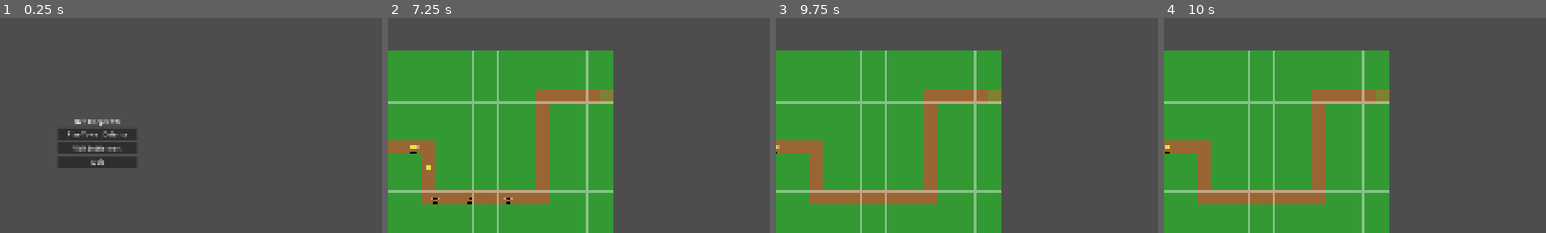
Above: before the commit, frames 1-4 (left to right).
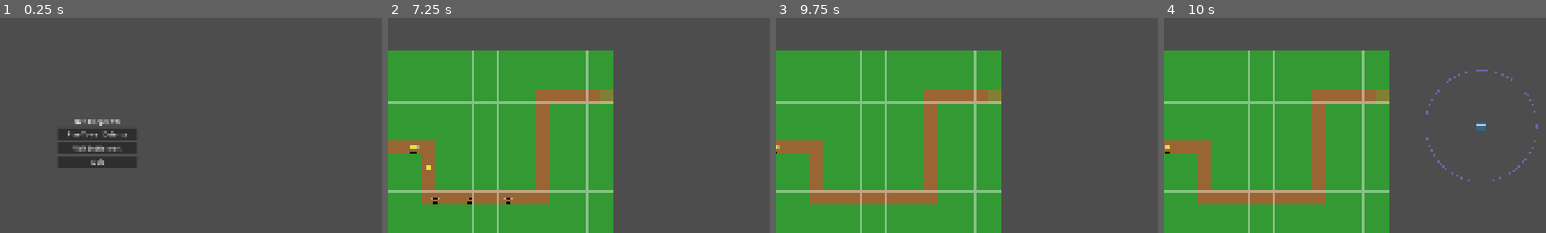
Above: after the commit, the same moments.

Repository: yagrima/bee-keeper-td
Game: Godot game, scene res://scenes/main/Main.tscn
Two runs of this game, one before a commit and one after it. Both use one fixed random seed, a clock stepped at 60 frames per second and the inputs below.
Inputs (mouse positions are % of the whole screen's width and height, from its top left):
- Up to frame 1 (0.25 s): no input
- Up to frame 2 (7.25 s): click "Play Tower Defense" at 0.5 s; click "Start Wave (Space)" at 1.25 s; click "Q: Stinger (20)" at 2 s; click "W: Propolis (45)" at 2.75 s; click "E: Nectar (30)" at 3.5 s; click "R: Lightning (35)" at 4.25 s; click "Speed Toggle (F) (1x)" at 5 s; click "Speed Toggle (F) (2x)" at 5.75 s; click "Speed Toggle (F) (3x)" at 6.5 s
- Up to frame 3 (9.75 s): click "Back to Menu" at 7.25 s; click "Play Tower Defense" at 8 s; click "Start Wave (Space)" at 8.75 s; tap Enter at 9.5 s; move the mouse to (72, 45) at 9.52 s; hold Right (ui_right) from 9.53 s (still down); tap R at 9.6 s; click (72, 45) at 9.67 s
- Up to frame 4 (10 s): keep holding Right (ui_right); tap Space at 9.77 s; tap G at 9.8 s
The pictures show only the part of the screen within x 37-87%, y 20-70%; the shares and areas given below are measured in that part.

Frames 1-3 are identical in both runs. In frame 4, 0.4% of the frame differs, in the area x 68-98%, y 24-76%.

Commit message:
Add hotkey support for metaprogression tower pickup
HOTKEY SYSTEM EXTENSION:
- Added 'pickup_metaprogression_tower' hotkey (G key)
- Integrated with existing hotkey management system
- Added action name for display purposes
- Seamless integration with current hotkey handling

NEW FUNCTIONALITY:
- handle_metaprogression_tower_pickup_via_hotkey() function
- Smart tower detection within pickup range (100 pixels)
- Automatic tower placement when already holding a tower
- Fallback to random tower creation when no tower nearby
- create_random_tower_at_mouse_position() for backup

SMART PICKUP LOGIC:
- Finds closest metaprogression tower to mouse position
- Places tower if already holding one
- Creates random tower if no metaprogression tower nearby
- Maintains all existing pickup functionality
- Enhanced debug logging for troubleshooting

HOTKEY CONFIGURATION:
- Added to HotkeyManager.gd hotkeys dictionary
- Added to action_names dictionary for UI display
- Uses G key as default (easily configurable)
- Follows existing hotkey management patterns

USER EXPERIENCE:
- Press G to pickup nearest metaprogression tower
- Press G again to place tower at mouse position
- Works even when no metaprogression towers nearby (creates random tower)
- Maintains mouse following and range indicator functionality

Diff:
--- a/autoloads/HotkeyManager.gd
+++ b/autoloads/HotkeyManager.gd
@@ -20,7 +20,9 @@
 	"place_stinger": KEY_Q,
 	"place_propolis_bomber": KEY_W,
 	"place_nectar_sprayer": KEY_E,
-	"place_lightning_flower": KEY_R
+	"place_lightning_flower": KEY_R,
+	# Metaprogression hotkeys
+	"pickup_metaprogression_tower": KEY_G
 }
 
 # Action names for display
@@ -38,7 +40,9 @@
 	"place_stinger": "Stinger Tower",
 	"place_propolis_bomber": "Propolis Bomber",
 	"place_nectar_sprayer": "Nectar Sprayer",
-	"place_lightning_flower": "Lightning Flower"
+	"place_lightning_flower": "Lightning Flower",
+	# Metaprogression action names
+	"pickup_metaprogression_tower": "Pickup Metaprogression Tower"
 }
 
 func _ready():
--- a/scripts/TowerDefense.gd
+++ b/scripts/TowerDefense.gd
@@ -435,6 +435,9 @@
 			tower_placer.cancel_placement()
 		else:
 			tower_placer.start_tower_placement(current_tower_type)
+	elif HotkeyManager.is_hotkey_pressed(event, "pickup_metaprogression_tower"):
+		# Try to pickup a metaprogression tower at mouse position
+		handle_metaprogression_tower_pickup_via_hotkey()
 	elif HotkeyManager.is_hotkey_pressed(event, "start_wave"):
 		# Start wave
 		_on_start_wave_pressed()
@@ -2052,6 +2055,72 @@
 
 	return tower
 
+func handle_metaprogression_tower_pickup_via_hotkey():
+	"""Handle metaprogression tower pickup via hotkey"""
+	print("=== HOTKEY METAPROGRESSION TOWER PICKUP ===")
+
+	# Check if we're already holding a tower
+	if picked_up_tower != null:
+		print("Already holding a tower, trying to place it")
+		# Try to place the picked up tower at mouse position
+		var mouse_pos = get_global_mouse_position()
+		if try_place_picked_up_tower(mouse_pos):
+			print("Tower placed successfully via hotkey")
+		else:
+			print("Failed to place tower, returning to original position")
+			return_picked_up_tower()
+		return
+
+	# Find the closest metaprogression tower to mouse position
+	var mouse_pos = get_global_mouse_position()
+	var closest_tower = null
+	var closest_distance = 1000.0  # Maximum pickup distance
+
+	print("Looking for metaprogression towers near mouse position: %s" % mouse_pos)
+
+	for tower in metaprogression_towers:
+		if tower and is_instance_valid(tower):
+			var distance = mouse_pos.distance_to(tower.global_position)
+			print("Tower %s at distance: %f" % [tower.tower_name, distance])
+			if distance < closest_distance and distance < 100.0:  # Within pickup range
+				closest_tower = tower
+				closest_distance = distance
+
+	if closest_tower:
+		print("Found closest tower: %s at distance: %f" % [closest_tower.tower_name, closest_distance])
+		pickup_metaprogression_tower(closest_tower)
+	else:
+		print("No metaprogression towers found within pickup range")
+		# If no tower found, try to create a random tower at mouse position
+		create_random_tower_at_mouse_position()
+
+func create_random_tower_at_mouse_position():
+	"""Create a random tower at mouse position when no metaprogression tower is nearby"""
+	print("=== CREATING RANDOM TOWER AT MOUSE POSITION ===")
+
+	var mouse_pos = get_global_mouse_position()
+
+	# Define available tower types
+	var tower_types = ["Basic Shooter Tower", "Piercing Shooter Tower"]
+	var random_tower_name = tower_types[randi() % tower_types.size()]
+
+	print("Creating random tower: %s at mouse position: %s" % [random_tower_name, mouse_pos])
+
+	# Create tower at mouse position
+	var new_tower = create_tower_at_position(random_tower_name, mouse_pos)
+	if new_tower:
+		picked_up_tower = new_tower
+
+		# Show range indicator
+		show_tower_range_at_mouse_position(new_tower)
+
+		# Start following mouse
+		start_tower_following_mouse()
+
+		print("Random tower created and picked up: %s" % random_tower_name)
+	else:
+		print("Failed to create random tower")
+
 # =============================================================================
 # TOWER MOUSE FOLLOWING SYSTEM
 # =============================================================================
Not shown, added: scripts/UIElementVectorTests.gd.uid
